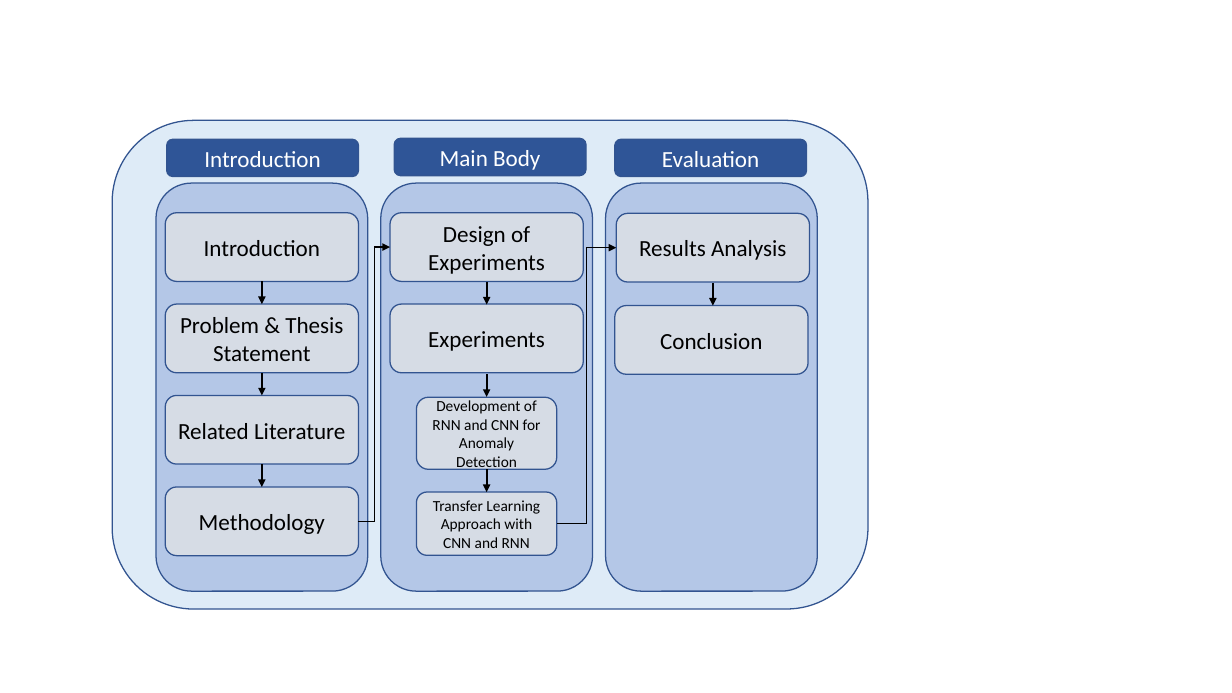
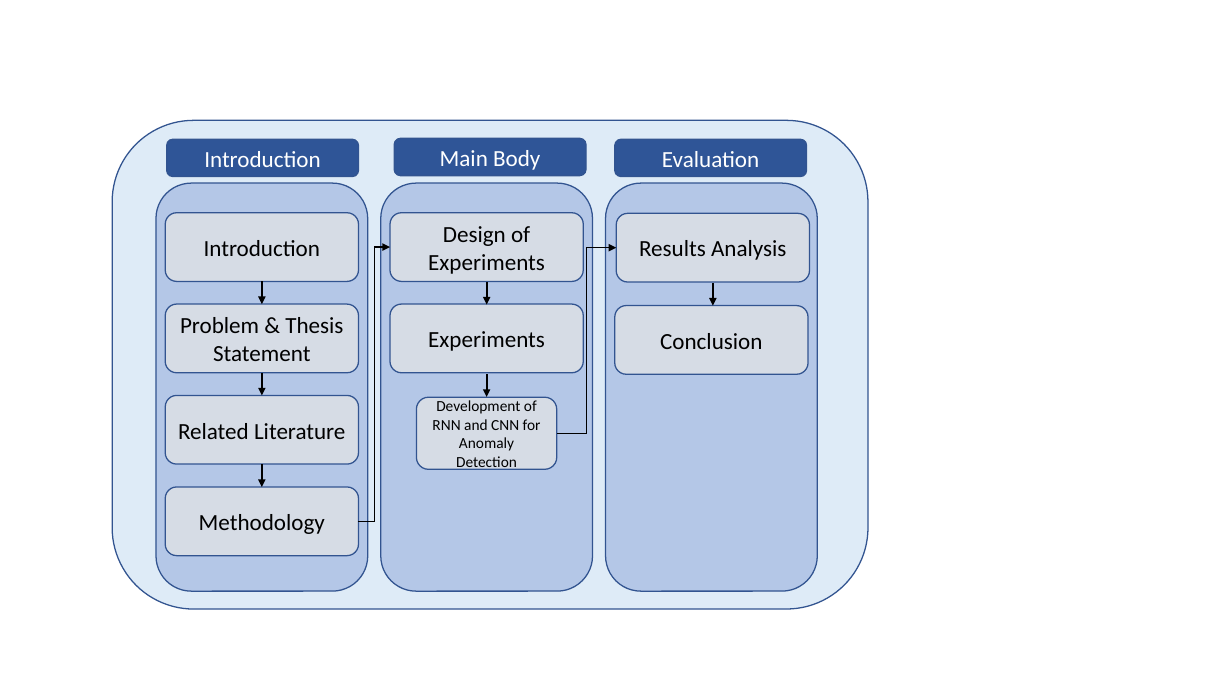
Before and after one commit to kevinsaner91/Master-Thesis, a slide deck: slide 1 of Thesis Map.pptx. Drawn at 1232x693 pixels with LibreOffice and Linux fonts; fonts in the diff are those of the drawing. Boxes give left, top, right and bottom in pixels: in the first picture for what was removed or moved away, otherwise in the second. Text is boxed around its words. In the diff, an @@ line names an element or a change of style, - is before the commit and + after.

Commit message:
clean up

```diff
--- a/Thesis Map.pptx
+++ b/Thesis Map.pptx
@@ elbow arrow moved from (557, 524) - (616, 248) to (557, 433) - (616, 248) @@
@@ arrow removed from (487, 470) to (487, 493) @@
@@ rounded rectangle removed at bbox=[417, 493, 557, 556] @@
-Transfer Learning Approach with CNN and RNN
```
